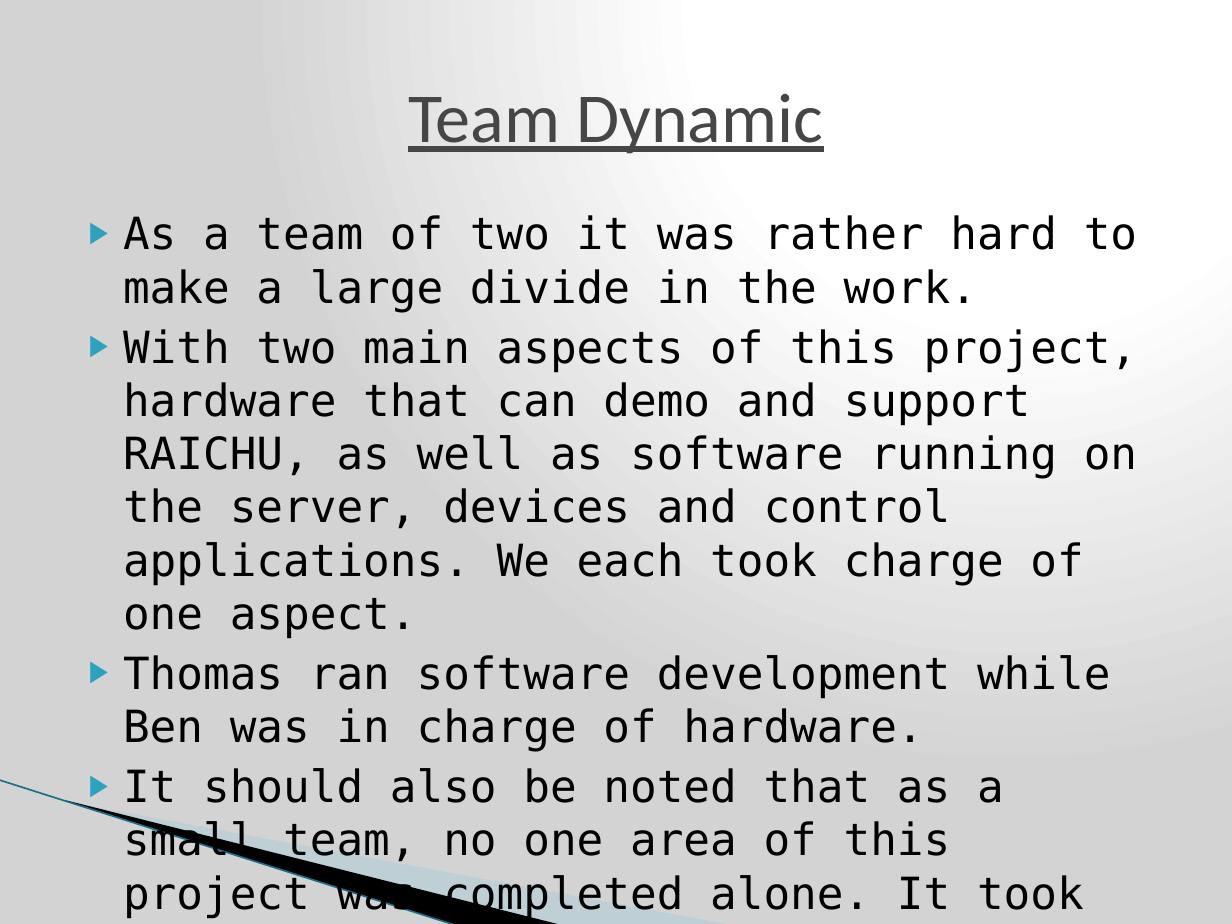
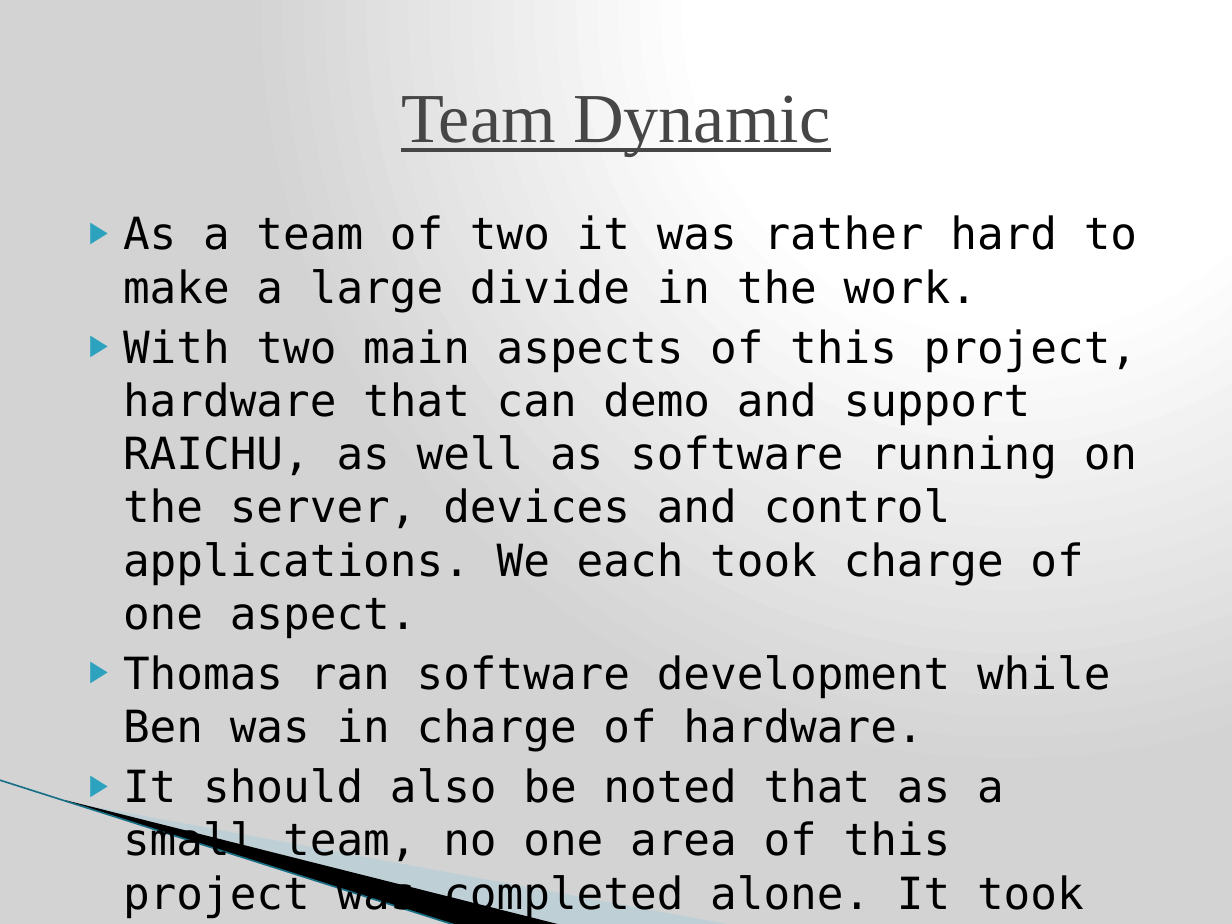
Before and after one commit to nomastmas/raichu, a slide deck: slide 22 of docs/final_presentation_release.pptx. Drawn at 1232x924 pixels with LibreOffice and Linux fonts; fonts in the diff are those of the drawing; background and template pictures are left out. Boxes give left, top, right and bottom in pixels: in the first picture for what was removed or moved away, otherwise in the second. Text is boxed around its words. In the diff, an @@ line names an element or a change of style, - is before the commit and + after.

```diff
--- a/docs/final_presentation_release.pptx
+++ b/docs/final_presentation_release.pptx
@@ title "Team Dynamic" at [401, 95, 830, 156]: font Calibri to Times New Roman @@
```
Also in this commit, not shown: 20 other slides changed.
